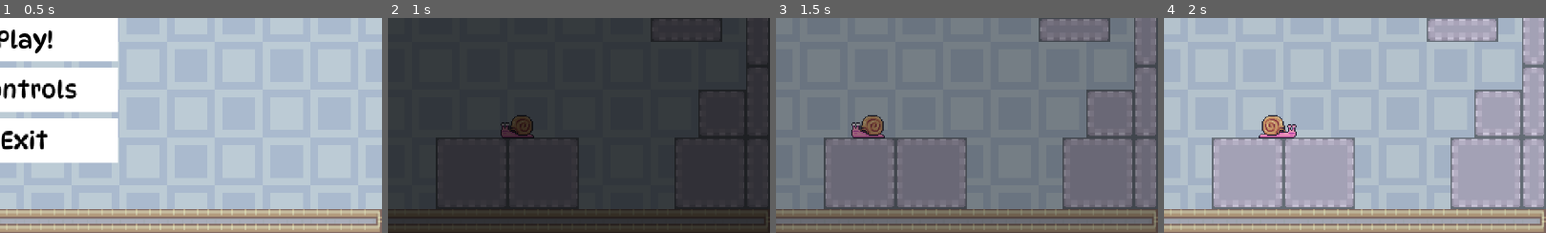
Above: before the commit, frames 1-4 (left to right).
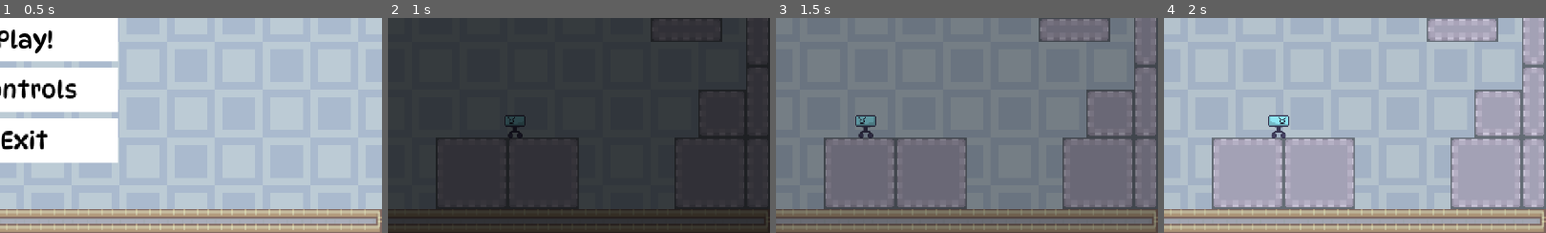
Above: after the commit, the same moments.

Repository: PokeGlitched/TheOutsideWorld
Game: Godot game, scene res://scenes/mainmenu.tscn
Same seed, same stepped clock (60 frames per second), same inputs: the game is played once before the commit and once after it.
Inputs (mouse positions are % of the whole screen's width and height, from its top left):
- Up to frame 1 (0.5 s): no input
- Up to frame 2 (1 s): click "Play!" at 0.5 s
- Up to frame 3 (1.5 s): tap Enter at 1.25 s; move the mouse to (72, 45) at 1.27 s; hold Right (right) from 1.28 s (still down); tap Alt at 1.35 s; click (72, 45) at 1.42 s
- Up to frame 4 (2 s): keep holding Right (right); tap Space (jump) at 1.52 s
The pictures show only the part of the screen within x 47-97%, y 50-100%; the shares and areas given below are measured in that part.

Frame 1 is identical in both runs. In frame 2, 0.6% of the frame differs, in the area x 29-39%, y 45-56%; in frame 3, 0.8%; in frame 4, 0.9%, in the area x 24-35%, y 44-56%.

Commit message:
new enemy! (sprite)

Diff:
--- a/scenes/enemy.tscn
+++ b/scenes/enemy.tscn
@@ -1,54 +1,43 @@
 [gd_scene format=3 uid="uid://bus65wpu17ol"]
 
-[ext_resource type="Texture2D" uid="uid://dar26ojda51h5" path="res://assets/images/enemy/Walk (38x24).png" id="1_7p1mj"]
 [ext_resource type="Script" uid="uid://ggygduhejsqw" path="res://scripts/enemy.gd" id="1_md0e3"]
-
-[sub_resource type="AtlasTexture" id="AtlasTexture_md0e3"]
-atlas = ExtResource("1_7p1mj")
-region = Rect2(0, 0, 38, 24)
+[ext_resource type="Texture2D" uid="uid://cs6wgx4d4ctso" path="res://assets/images/enemy/tvenemy.png" id="2_md0e3"]
 
 [sub_resource type="AtlasTexture" id="AtlasTexture_4ra3w"]
-atlas = ExtResource("1_7p1mj")
-region = Rect2(38, 0, 38, 24)
+atlas = ExtResource("2_md0e3")
+region = Rect2(0, 0, 24, 24)
 
 [sub_resource type="AtlasTexture" id="AtlasTexture_5uy6h"]
-atlas = ExtResource("1_7p1mj")
-region = Rect2(76, 0, 38, 24)
+atlas = ExtResource("2_md0e3")
+region = Rect2(24, 0, 24, 24)
 
 [sub_resource type="AtlasTexture" id="AtlasTexture_c4w8v"]
-atlas = ExtResource("1_7p1mj")
-region = Rect2(114, 0, 38, 24)
+atlas = ExtResource("2_md0e3")
+region = Rect2(48, 0, 24, 24)
 
 [sub_resource type="AtlasTexture" id="AtlasTexture_xwavj"]
-atlas = ExtResource("1_7p1mj")
-region = Rect2(152, 0, 38, 24)
+atlas = ExtResource("2_md0e3")
+region = Rect2(72, 0, 24, 24)
 
 [sub_resource type="AtlasTexture" id="AtlasTexture_nenq2"]
-atlas = ExtResource("1_7p1mj")
-region = Rect2(190, 0, 38, 24)
+atlas = ExtResource("2_md0e3")
+region = Rect2(96, 0, 24, 24)
 
 [sub_resource type="AtlasTexture" id="AtlasTexture_md484"]
-atlas = ExtResource("1_7p1mj")
-region = Rect2(228, 0, 38, 24)
+atlas = ExtResource("2_md0e3")
+region = Rect2(120, 0, 24, 24)
 
 [sub_resource type="AtlasTexture" id="AtlasTexture_ipns3"]
-atlas = ExtResource("1_7p1mj")
-region = Rect2(266, 0, 38, 24)
+atlas = ExtResource("2_md0e3")
+region = Rect2(144, 0, 24, 24)
 
 [sub_resource type="AtlasTexture" id="AtlasTexture_8qclf"]
-atlas = ExtResource("1_7p1mj")
-region = Rect2(304, 0, 38, 24)
-
-[sub_resource type="AtlasTexture" id="AtlasTexture_w8i8w"]
-atlas = ExtResource("1_7p1mj")
-region = Rect2(342, 0, 38, 24)
+atlas = ExtResource("2_md0e3")
+region = Rect2(168, 0, 24, 24)
 
 [sub_resource type="SpriteFrames" id="SpriteFrames_jv104"]
 animations = [{
 "frames": [{
-"duration": 1.0,
-"texture": SubResource("AtlasTexture_md0e3")
-}, {
 "duration": 1.0,
 "texture": SubResource("AtlasTexture_4ra3w")
 }, {
@@ -72,20 +61,17 @@
 }, {
 "duration": 1.0,
 "texture": SubResource("AtlasTexture_8qclf")
-}, {
-"duration": 1.0,
-"texture": SubResource("AtlasTexture_w8i8w")
 }],
 "loop": 1,
 "name": &"running",
-"speed": 5.0
+"speed": 20.0
 }]
 
 [sub_resource type="RectangleShape2D" id="RectangleShape2D_3wllo"]
-size = Vector2(33, 13)
+size = Vector2(19.5, 10)
 
 [sub_resource type="CircleShape2D" id="CircleShape2D_jv104"]
-radius = 11.0
+radius = 9.0
 
 [node name="Snail" type="Area2D" unique_id=1133953029]
 script = ExtResource("1_md0e3")
@@ -95,15 +81,13 @@
 sprite_frames = SubResource("SpriteFrames_jv104")
 animation = &"running"
 autoplay = "running"
-frame = 5
-frame_progress = 0.2895549
 
 [node name="CollisionShape2D" type="CollisionShape2D" parent="." unique_id=483452042]
-position = Vector2(1.5, 4.5)
+position = Vector2(0, -5)
 shape = SubResource("RectangleShape2D_3wllo")
 
 [node name="CollisionShape2D2" type="CollisionShape2D" parent="." unique_id=154699565]
-position = Vector2(5, 0)
+position = Vector2(0, 5)
 shape = SubResource("CircleShape2D_jv104")
 
 [node name="Timer" type="Timer" parent="." unique_id=873881277]
Binary file removed: assets/images/enemy/Hit (38x24).png
Not shown, removed: assets/images/enemy/Hit (38x24).png.import
Binary file removed: assets/images/enemy/Idle (38x24).png
Not shown, removed: assets/images/enemy/Idle (38x24).png.import
Binary file removed: assets/images/enemy/Shell Idle (38x24).png
Not shown, removed: assets/images/enemy/Shell Idle (38x24).png.import
Binary file removed: assets/images/enemy/Shell Top Hit (38x24).png
Not shown, removed: assets/images/enemy/Shell Top Hit (38x24).png.import
Binary file removed: assets/images/enemy/Shell Wall Hit (38x24).png
Not shown, removed: assets/images/enemy/Shell Wall Hit (38x24).png.import
Binary file removed: assets/images/enemy/Walk (38x24).png
Binary file added: assets/images/enemy/tvenemy.png
(and 1 more such lines)
